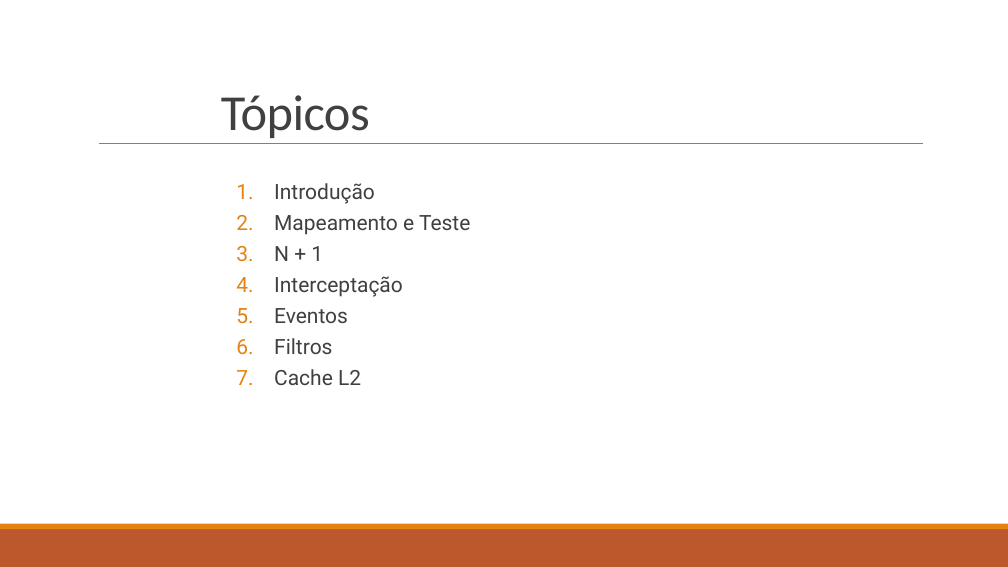
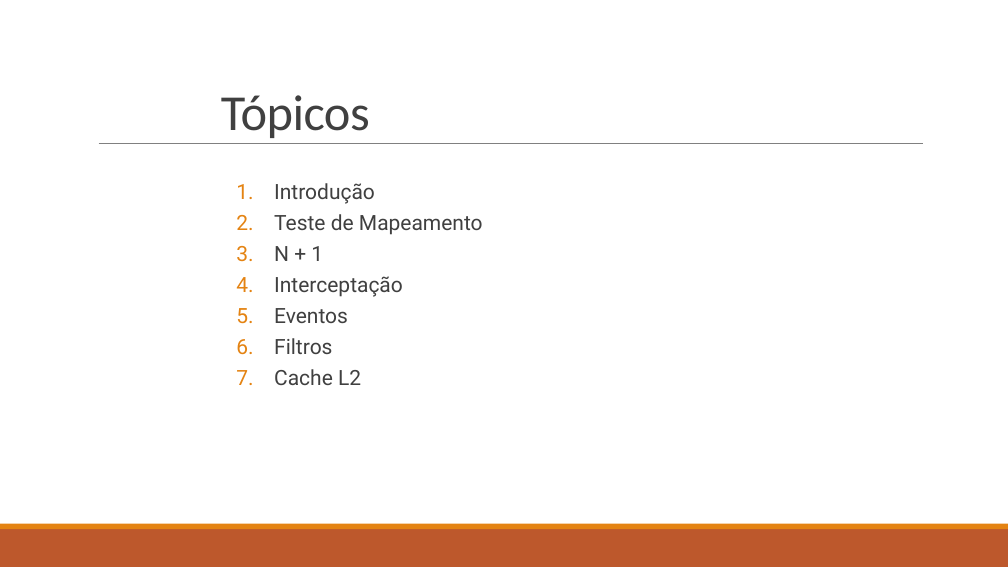
Before and after one commit to fabricioveronez/ApresentacaoNHibernateAvancado, a slide deck: slide 3 of Docs/ApresentacaoNHibernateAvancado.pptx. Drawn at 1008x567 pixels with LibreOffice and Linux fonts; fonts in the diff are those of the drawing. Boxes give left, top, right and bottom in pixels: in the first picture for what was removed or moved away, otherwise in the second. Text is boxed around its words. In the diff, an @@ line names an element or a change of style, - is before the commit and + after.

```diff
--- a/Docs/ApresentacaoNHibernateAvancado.pptx
+++ b/Docs/ApresentacaoNHibernateAvancado.pptx
@@ text at box(274, 214, 483, 235): text changed @@
-2. Mapeamento e Teste
+2. Teste de Mapeamento
```
Also in this commit, not shown: 1 other slide changed, 3 other files.
